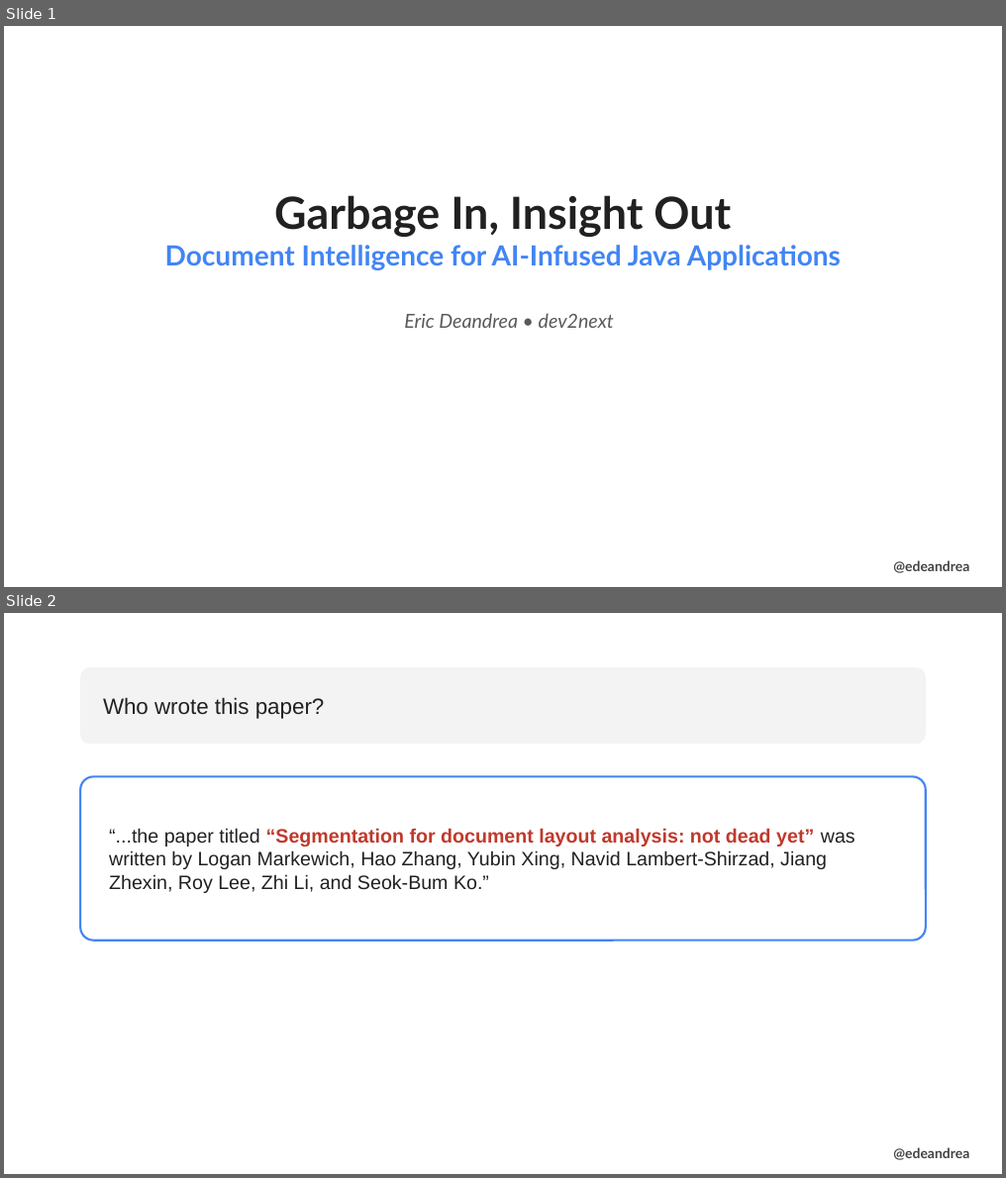
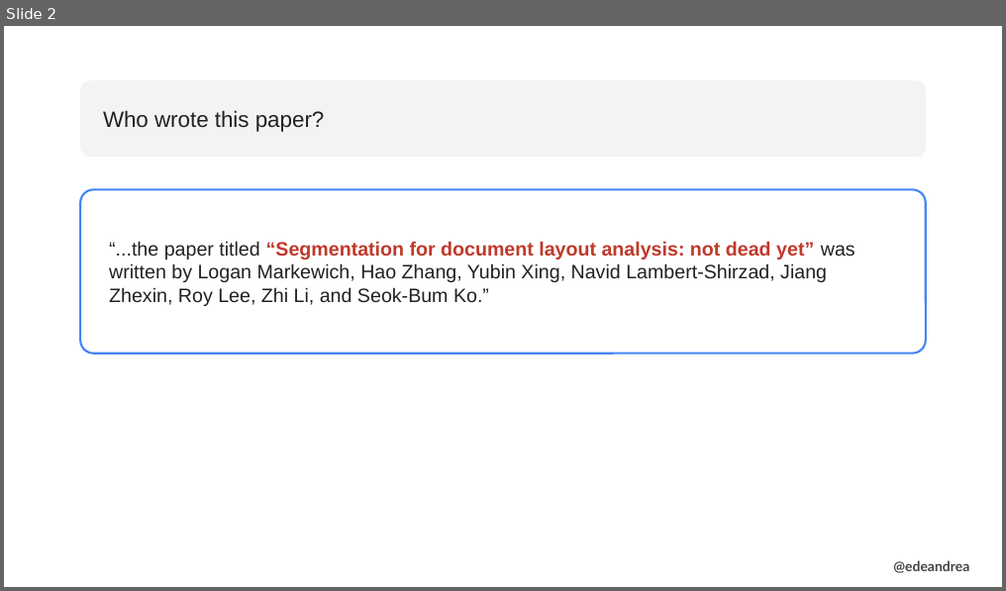
Before and after one commit to edeandrea/garbage-in-insight-out, a slide deck: docs/garbage-in-insight-out.pptx. Shown one above the other, each under a label of ours: slides 1 and 2 before the commit, slide 2 after it. The pictures are 1006x1178 and 1006x591 pixels, drawn with LibreOffice and Linux fonts; fonts in the diff are those of the drawing; background and template pictures are left out. Boxes give left, top, right and bottom in pixels: in the first picture for what was removed or moved away, otherwise in the second. Text is boxed around its words. In the diff, an @@ line names an element or a change of style, - is before the commit and + after.

Commit message:
Add title slide

```diff
--- a/docs/garbage-in-insight-out.pptx
+++ b/docs/garbage-in-insight-out.pptx
@@ slide 1 removed at bbox=[4, 26, 1002, 587], background #FFFFFF; not listed: 1 template element that a slide beside it also shows @@
@@ title removed at bbox=[165, 195, 841, 271] @@
-Garbage In, Insight Out
-Document Intelligence for AI-Infused Java Applications
@@ subtitle removed at bbox=[404, 313, 614, 328] @@
-Eric Deandrea • dev2next
```
Also in this commit, not shown: 1 slide added.
